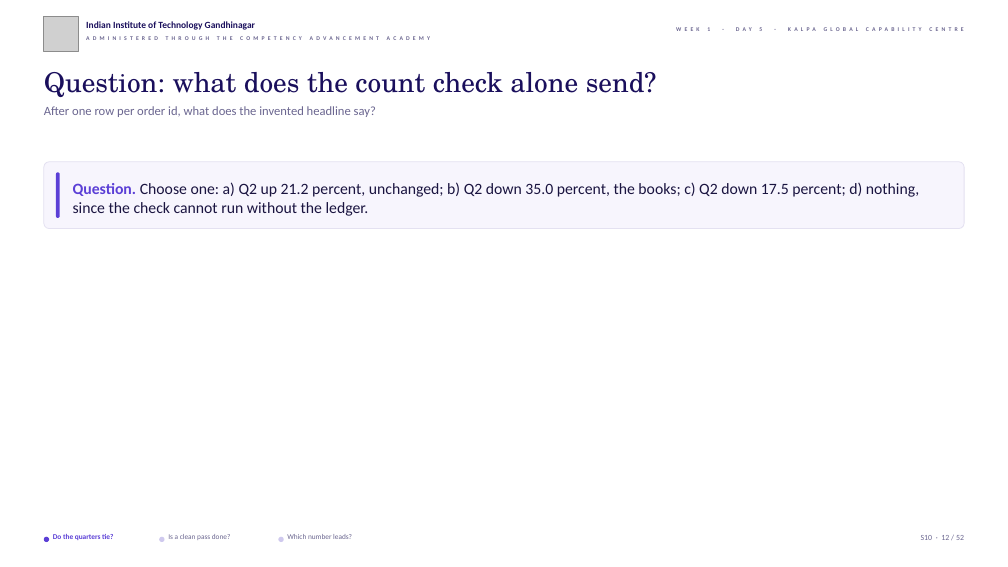
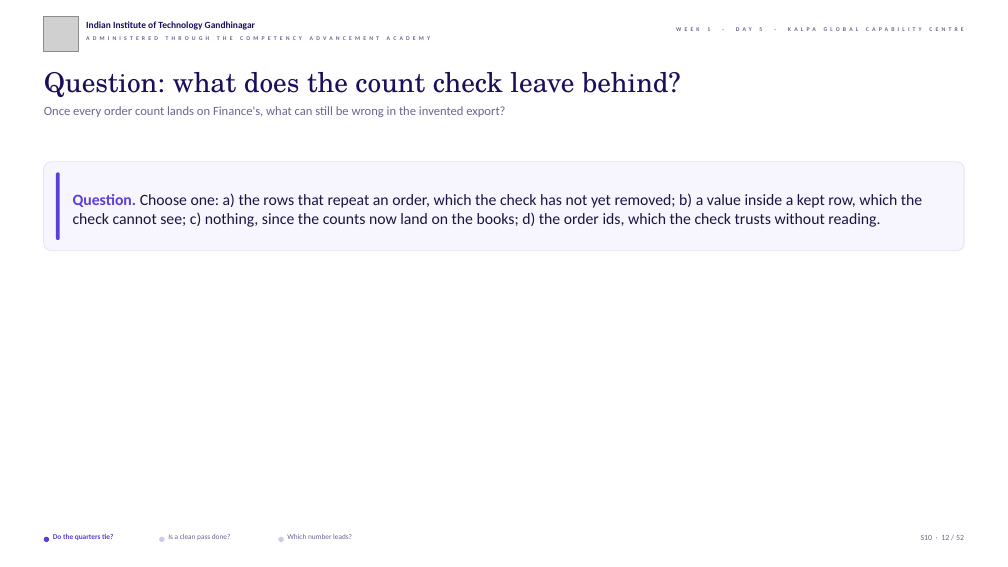
Before and after one commit to fde-academy-lab/c2-content-factory, a slide deck: slide 12 of content/W01/D5/slides/C2_W01_D05_debrief_STUDENT.pptx. Drawn at 1008x567 pixels with LibreOffice and Linux fonts; fonts in the diff are those of the drawing; grey boxes stand for pictures; background and template pictures are left out. Boxes give left, top, right and bottom in pixels: in the first picture for what was removed or moved away, otherwise in the second. Text is boxed around its words. In the diff, an @@ line names an element or a change of style, - is before the commit and + after.

```diff
--- a/content/W01/D5/slides/C2_W01_D05_debrief_STUDENT.pptx
+++ b/content/W01/D5/slides/C2_W01_D05_debrief_STUDENT.pptx
@@ text at (44,72,681,97): text changed @@
-Question: what does the count check alone send?
+Question: what does the count check leave behind?
@@ text at (44,106,505,117): text changed @@
-After one row per order id, what does the invented headline say?
+Once every order count lands on Finance's, what can still be wrong in the invented export?
@@ rounded rectangle: place and size @@
-rounded rectangle at (44,162,964,228)
+rounded rectangle at (44,162,964,251)
@@ rounded rectangle: place and size @@
-rounded rectangle at (56,172,60,218)
+rounded rectangle at (56,172,60,240)
@@ text at (73,193,922,227): text changed @@
-Question. Choose one: a) Q2 up 21.2 percent, unchanged; b) Q2 down 35.0 percent, the books; c) Q2 down 17.5 percent; d) nothing, since the check cannot run without the ledger.
+Question. Choose one: a) the rows that repeat an order, which the check has not yet removed; b) a value inside a kept row, which the check cannot see; c) nothing, since the counts now land on the books; d) the order ids, which the check trusts without reading.
```
Also in this commit, not shown: 25 other slides changed, 17 other files.
